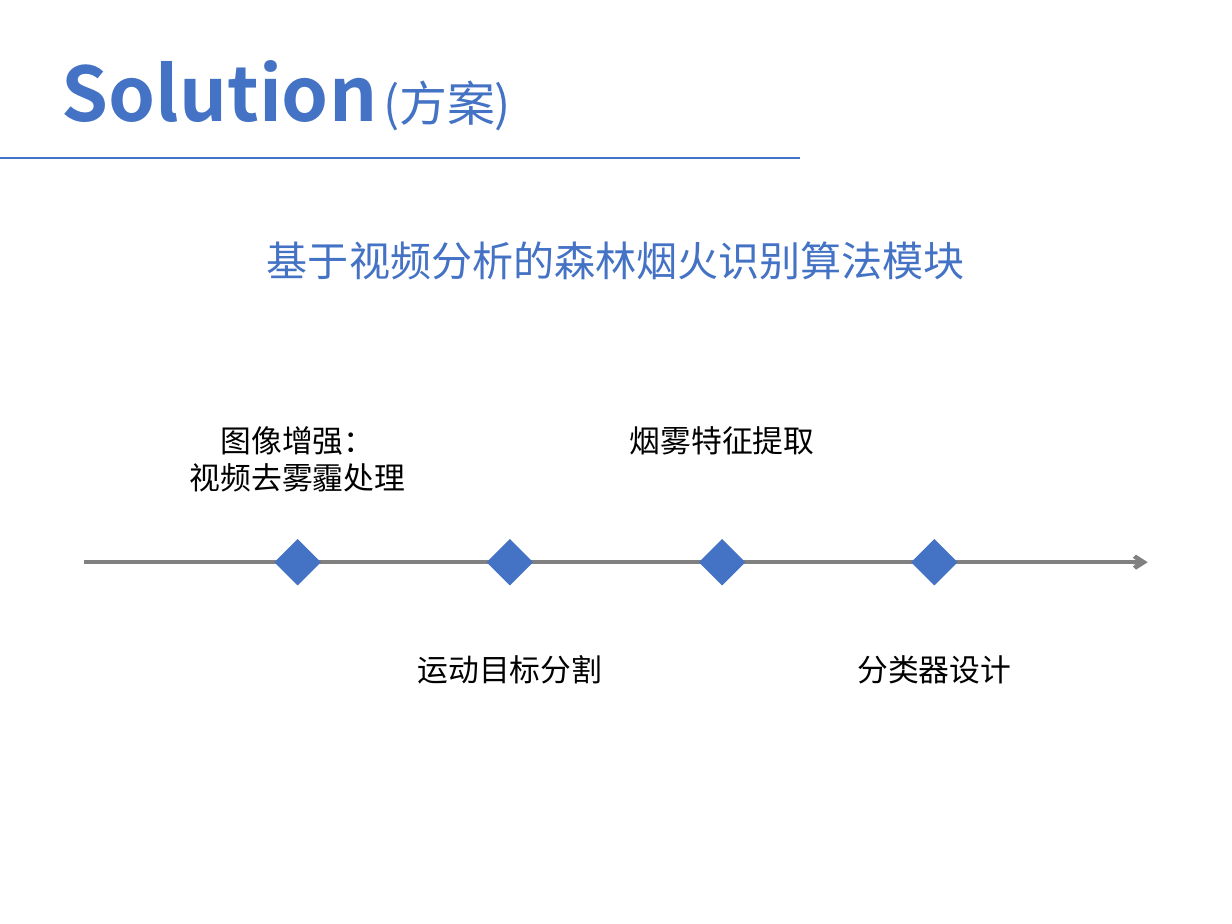
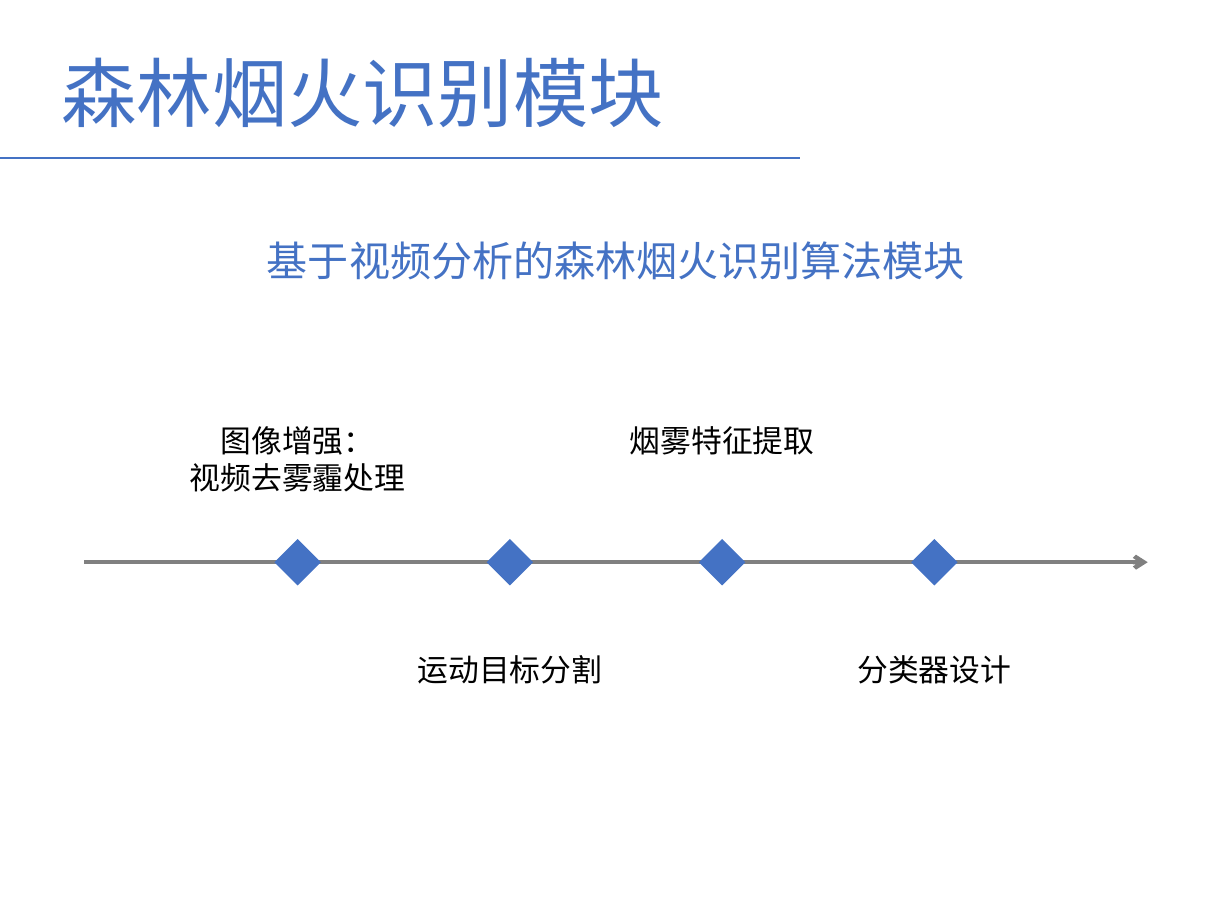
Before and after one commit to LauraCaiMin/JavaCode, a slide deck: slide 8 of 基于视频分析的森林烟火识别算法研究-蔡敏.pptx. Drawn at 1232x924 pixels with LibreOffice and Linux fonts; fonts in the diff are those of the drawing. Boxes give left, top, right and bottom in pixels: in the first picture for what was removed or moved away, otherwise in the second. Text is boxed around its words. In the diff, an @@ line names an element or a change of style, - is before the commit and + after.

```diff
--- a/基于视频分析的森林烟火识别算法研究-蔡敏.pptx
+++ b/基于视频分析的森林烟火识别算法研究-蔡敏.pptx
@@ text at (x1=62, y1=57, x2=664, y2=127): text changed; bold off @@
-Solution (方案)
+森林烟火识别模块
```
Also in this commit, not shown: 1 other slide changed, 12 slides added, 3 slides removed.
